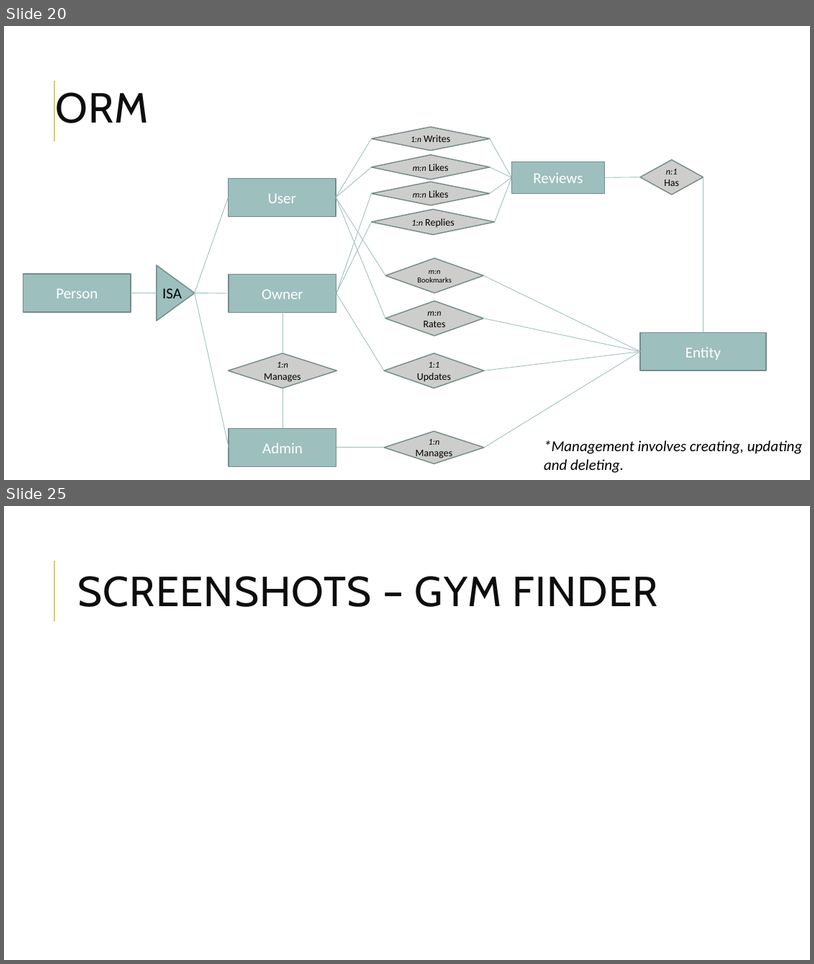
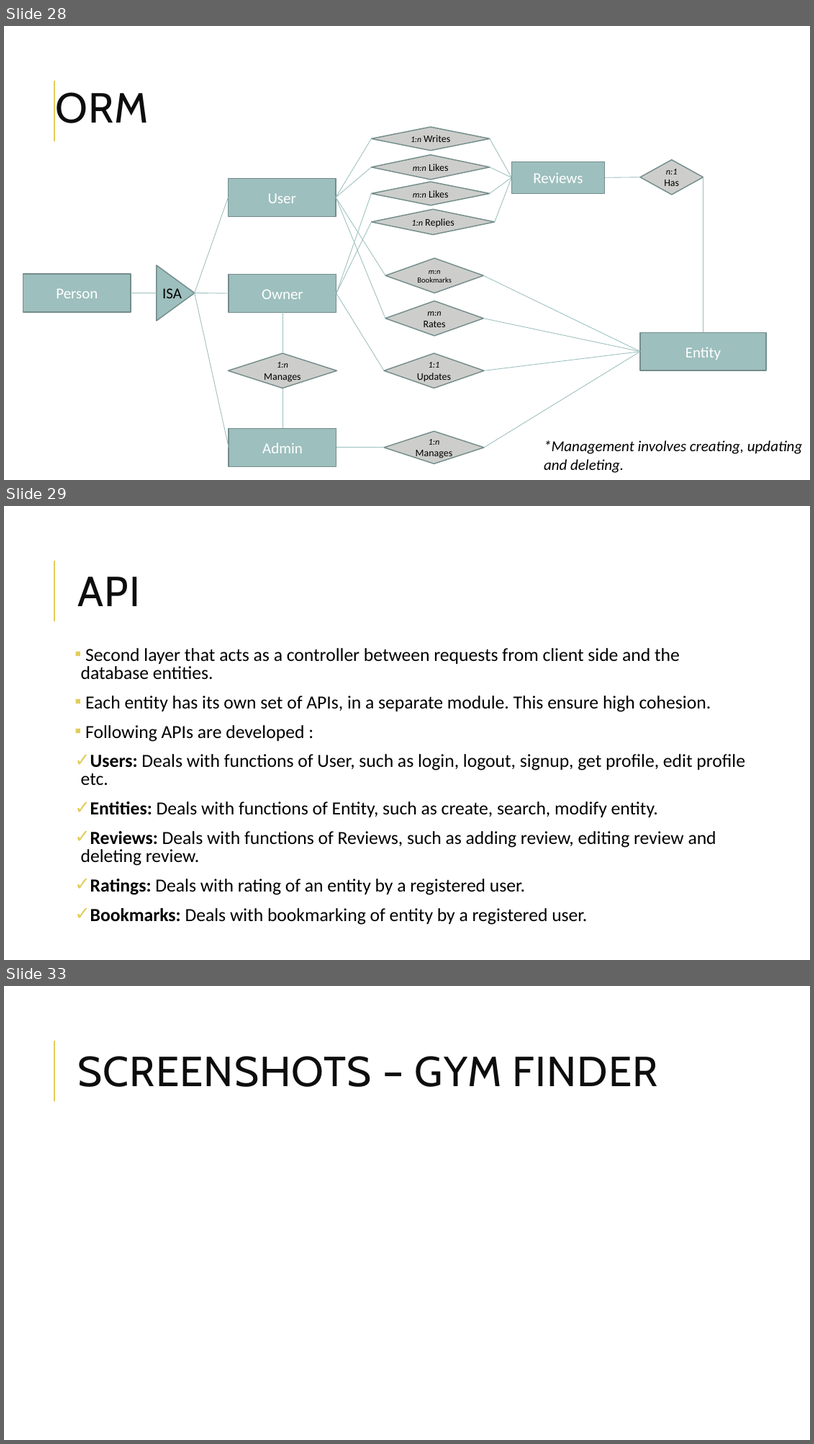
Before and after one commit to bogas04/MVP-Generator, a slide deck: docs/Final/Presentation.pptx. Shown one above the other, each under a label of ours: slides 20 and 25 before the commit, slides 28, 29 and 33 after it; the slides between them are not shown. The pictures are 814x964 and 814x1444 pixels, drawn with LibreOffice and Linux fonts; fonts in the diff are those of the drawing. Boxes give left, top, right and bottom in pixels: in the first picture for what was removed or moved away, otherwise in the second. Text is boxed around its words. In the diff, an @@ line names an element or a change of style, - is before the commit and + after.

```diff
--- a/docs/Final/Presentation.pptx
+++ b/docs/Final/Presentation.pptx
@@ slide 29 added at box(4, 506, 810, 960), background #FFFFFF; not listed: 1 template element that a slide beside it also shows @@
@@ title added at box(77, 577, 139, 606), 50 pt, text #0D0D0D @@
+API
@@ text added at box(81, 648, 746, 924), 22 pt, text #000000 @@
+▪ Second layer that acts as a controller between requests from client side and the database entities.
+▪ Each entity has its own set of APIs, in a separate module. This ensure high cohesion.
+▪ Following APIs are developed :
+✓ Users: Deals with functions of User, such as login, logout, signup, get profile, edit profile etc.
+✓ Entities: Deals with functions of Entity, such as create, search, modify entity.
+✓ Reviews: Deals with functions of Reviews, such as adding review, editing review and deleting review.
+✓ Ratings: Deals with rating of an entity by a registered user.
+✓ Bookmarks: Deals with bookmarking of entity by a registered user.
@@ what was slide 20 is now slide 28 @@
@@ what was slide 25 is now slide 33 @@
```
Also in this commit, not shown: 12 slides changed, 15 other slides added, 7 slides removed.
